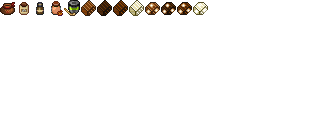
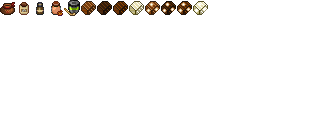
Layer changes from the first 320×128 image to the second:
painted on "Layer 1" over [81, 0, 208, 16]
